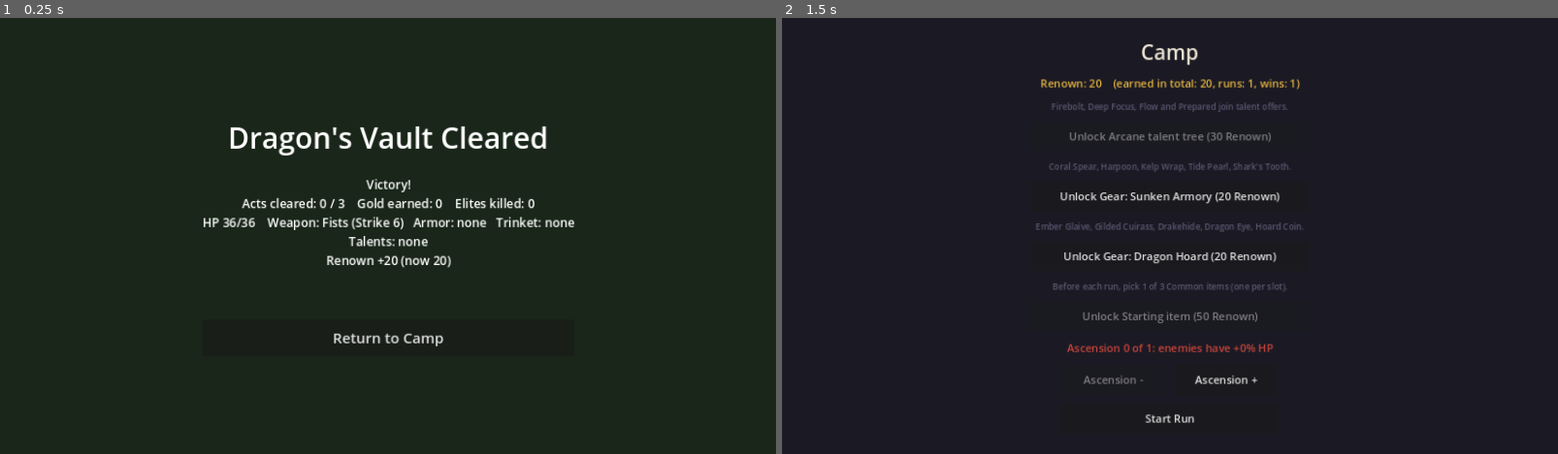
Above: before the commit, frames 1-2 (left to right).
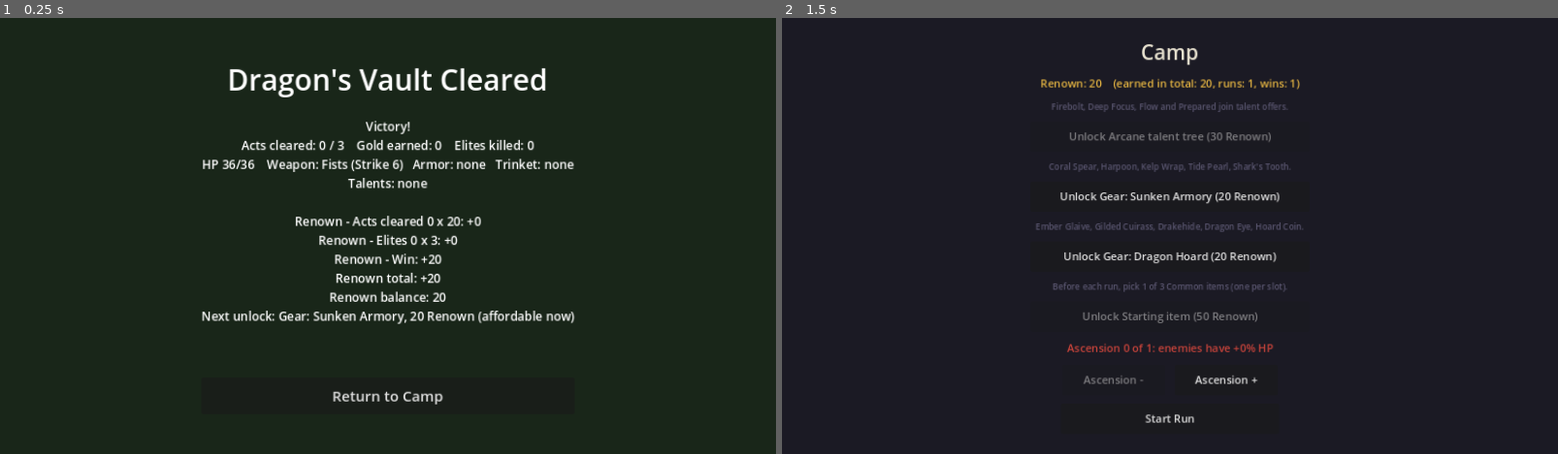
Above: after the commit, the same moments.

Repository: shaharFranses/dungeon-loadout
Game: Godot game, scene res://scenes/result.tscn
Two runs of this game, one before a commit and one after it. Both use one fixed random seed, a clock stepped at 60 frames per second and the inputs below. This scene is started directly instead of the project's main scene.
Inputs:
- Up to frame 1 (0.25 s): no input
- Up to frame 2 (1.5 s): tap Enter at 0.5 s; click "Return to Camp" at 1.25 s

The runs differ from the first frame. In frame 1, 6.2% of the frame differs, in the area x 26-74%, y 11-89%; in frame 2, nothing differs.

Commit message:
LOOP_SPEC v3.7 final retune: King 58, Dragon 92, 1 heal/shop, Renown breakdown
On top of fbd5872 (Stage D, v3d).

Balance (LOOP_SPEC v3.7, from QA human runs)
- Drowned King HP 52 -> 58 (summon once per fight, 10 HP / Strike 4).
- Young Red Dragon HP 85 -> 92 (Strike 12, Breath 15, Guard 8).
- Shop heal +10 HP for 20g, max 1 per visit (was 2).

Results screen
- Renown breakdown line by line: Acts cleared x20, Elites x3, Win +20,
  total; then the Renown balance and the cheapest unlock not yet owned.
  (Same totals as before: x10 per act + x10 per boss.)

QA
- Dead enemy HP is clamped to 0 in the DLUI dump and DLACTION.enemy_hp.
- QA Thorns check (seed 20, unchanged by this patch):
  index.html?seed=20&qa=1&meta=reset; Strike only, skip all gear;
  row 1 left Battle, row 2 left Skill Point -> Iron Posture, row 3 Skill
  Point -> Thorns, row 4 Elite Ghoul: it dies to Thorns on its own Rend
  (turn 3), Victory at 6/36, no bleed.

/docs: build-v3e web export (no .gz).

Diff:
--- a/scripts/combat_scene.gd
+++ b/scripts/combat_scene.gd
@@ -233,7 +233,7 @@
 func _qa_dump():
 	var foes: Array = []
 	for enemy in combat_state.enemies:
-		foes.append({"name": enemy.display_name, "hp": enemy.current_hp, "max_hp": enemy.max_hp,
+		foes.append({"name": enemy.display_name, "hp": maxi(0, enemy.current_hp), "max_hp": enemy.max_hp,
 				"intent": combat_state.intent_name(enemy.get_current_intent()), "block": enemy.block})
 	RunState.qa_dump_ui(self, "combat", {"turn": combat_state.player_turn_number,
 			"focus": combat_state.player_focus, "enemies": foes,
--- a/scripts/combat_state.gd
+++ b/scripts/combat_state.gd
@@ -325,7 +325,7 @@
 	_run_intent_effect(enemy, i, intent, bonus)
 	RunState.qa_log("ACTION", {"turn": player_turn_number, "enemy": enemy.display_name, "intent": intent_name(intent),
 			"kind": intent.type, "value": intent.get("value", 0), "block_before": block_before,
-			"hp": [hp_before, player_hp], "enemy_hp_before": enemy_hp_before, "enemy_hp": enemy.current_hp,
+			"hp": [hp_before, player_hp], "enemy_hp_before": enemy_hp_before, "enemy_hp": maxi(0, enemy.current_hp),
 			"died": not enemy.is_alive(), "enemies": enemies.size()})
 
 func _run_intent_effect(enemy: Enemy, i: int, intent: Dictionary, bonus: int):
--- a/scripts/encounters.gd
+++ b/scripts/encounters.gd
@@ -54,7 +54,7 @@
 	{"type": "regen", "value": 6},
 	{"type": "heavy", "value": 12},
 ]}
-const DROWNED_KING := {"id": "enemy_drowned_king", "name": "Drowned King", "hp": 52, "boss": true, "pattern": [
+const DROWNED_KING := {"id": "enemy_drowned_king", "name": "Drowned King", "hp": 58, "boss": true, "pattern": [
 	{"type": "summon", "value": 1, "after_strike": 8},  # once per fight, then Strike 8
 	{"type": "strike", "value": 8},
 	{"type": "tidal", "value": 12},
@@ -79,7 +79,7 @@
 	{"type": "guard", "value": 10},
 	{"type": "heavy", "value": 16},
 ]}
-const RED_DRAGON := {"id": "enemy_red_dragon", "name": "Young Red Dragon", "hp": 85, "boss": true, "pattern": [
+const RED_DRAGON := {"id": "enemy_red_dragon", "name": "Young Red Dragon", "hp": 92, "boss": true, "pattern": [
 	{"type": "strike", "value": 12},
 	{"type": "heavy", "value": 15, "label": "Breath"},
 	{"type": "guard", "value": 8},
--- a/scripts/result_scene.gd
+++ b/scripts/result_scene.gd
@@ -13,9 +13,20 @@
 				RunState.acts_cleared, RunState.FINAL_ACT, RunState.gold_earned, RunState.elites_killed],
 		"HP %d/%d    %s" % [RunState.player_hp, RunState.player_max_hp, RunState.gear_line()],
 		"Talents: %s" % RunState.talent_label(),
-		"Renown +%d (now %d)%s" % [renown, int(RunState.meta.renown),
-				"    Ascension %d" % RunState.ascension if RunState.ascension > 0 else ""],
 	]
+	# v3.7 Renown breakdown, line by line.
+	lines.append("")
+	for line in RunState.renown_breakdown(won):
+		lines.append("Renown - %s: +%d" % [line[0], line[1]])
+	lines.append("Renown total: +%d%s" % [renown,
+			"    (Ascension %d)" % RunState.ascension if RunState.ascension > 0 else ""])
+	lines.append("Renown balance: %d" % int(RunState.meta.renown))
+	var next := RunState.next_unlock()
+	if next.is_empty():
+		lines.append("Every camp unlock is owned.")
+	else:
+		lines.append("Next unlock: %s, %d Renown%s" % [next.name, int(next.cost),
+				" (affordable now)" if int(RunState.meta.renown) >= int(next.cost) else ""])
 	if won:
 		result_text.text = "Dragon's Vault Cleared"
 		sub_text.text = "Victory!\n" + "\n".join(lines)
@@ -25,7 +36,8 @@
 		sub_text.text = "Defeat in Act %d, row %d\n%s" % [RunState.act, RunState.current_row + 1, "\n".join(lines)]
 		$ColorRect.color = Color(0.15, 0.1, 0.1)
 	RunState.qa_dump_ui(self, "result", {"won": won, "acts_cleared": RunState.acts_cleared, "gold_earned": RunState.gold_earned,
-			"renown_earned": renown, "meta": RunState.meta})
+			"renown_earned": renown, "meta": RunState.meta,
+			"renown_lines": RunState.renown_breakdown(won), "next_unlock": RunState.next_unlock()})
 
 
 func _on_play_again_pressed():
--- a/scripts/run_state.gd
+++ b/scripts/run_state.gd
@@ -13,7 +13,7 @@
 const REST_HEAL_PCT: float = 0.3
 const SHOP_HEAL_AMOUNT: int = 10
 const SHOP_HEAL_PRICE: int = 20
-const SHOP_HEAL_MAX_BUYS: int = 2
+const SHOP_HEAL_MAX_BUYS: int = 1  # v3.7: one heal per shop visit
 const HONE_PRICE: int = 20
 const REINFORCE_PRICE: int = 25
 const ELITE_GOLD: int = 60
@@ -25,9 +25,9 @@
 const ACT_MAX_HP := {1: 36, 2: 48, 3: 60}  # v3.4: +12 per act
 
 # ---- Stage D meta (LOOP_SPEC section 5) ----
-const RENOWN_PER_ACT: int = 10
+# v3.7: acts cleared x20 (the act x10 + its boss x10), elites x3, win +20.
+const RENOWN_PER_ACT: int = 20
 const RENOWN_PER_ELITE: int = 3
-const RENOWN_PER_BOSS: int = 10
 const RENOWN_WIN_BONUS: int = 20
 const MAX_ASCENSION: int = 5
 const ASCENSION_HP_STEP: float = 0.10
@@ -580,10 +580,33 @@
 	return roundi(base_hp * (1.0 + ASCENSION_HP_STEP * ascension))
 
 
+func renown_breakdown(won: bool) -> Array:
+	## v3.7 results screen lines: [label, amount]. Acts cleared x20, Elites x3, Win +20.
+	return [
+		["Acts cleared %d x %d" % [acts_cleared, RENOWN_PER_ACT], acts_cleared * RENOWN_PER_ACT],
+		["Elites %d x %d" % [elites_killed, RENOWN_PER_ELITE], elites_killed * RENOWN_PER_ELITE],
+		["Win", RENOWN_WIN_BONUS if won else 0],
+	]
+
+
 func renown_for_run(won: bool) -> int:
-	## LOOP_SPEC 5: acts cleared x10 + elites killed x3 + bosses x10, +20 for a win.
-	return acts_cleared * RENOWN_PER_ACT + elites_killed * RENOWN_PER_ELITE \
-			+ bosses_killed * RENOWN_PER_BOSS + (RENOWN_WIN_BONUS if won else 0)
+	var total := 0
+	for line in renown_breakdown(won):
+		total += int(line[1])
+	return total
+
+
+func next_unlock() -> Dictionary:
+	## Cheapest unlock not bought yet ({} when everything is unlocked).
+	var best: Dictionary = {}
+	for unlock_id in UNLOCK_ORDER:
+		if is_unlocked(unlock_id):
+			continue
+		var def: Dictionary = UNLOCKS[unlock_id]
+		if best.is_empty() or int(def.cost) < int(best.cost):
+			best = def.duplicate()
+			best["id"] = unlock_id
+	return best
 
 
 func finish_run(won: bool) -> int:
Not shown, changed: README.md
Not shown, changed: docs/index.html
Not shown, changed: docs/index.js
Not shown, changed: docs/index.pck
